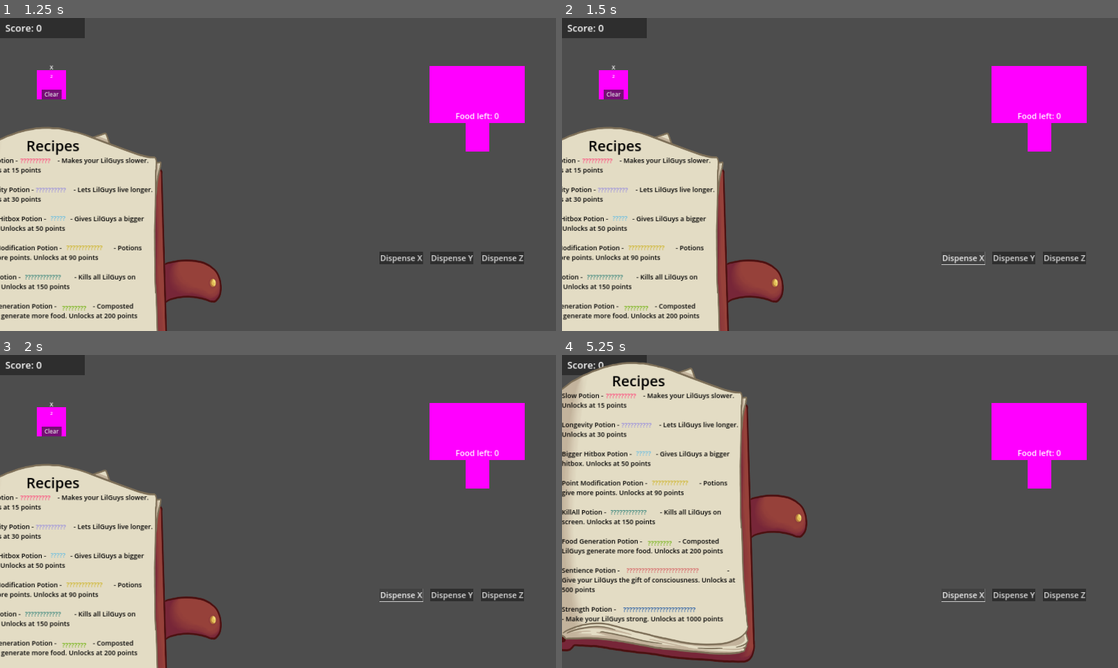
Above: before the commit, frames 1-4 (two rows, left to right).
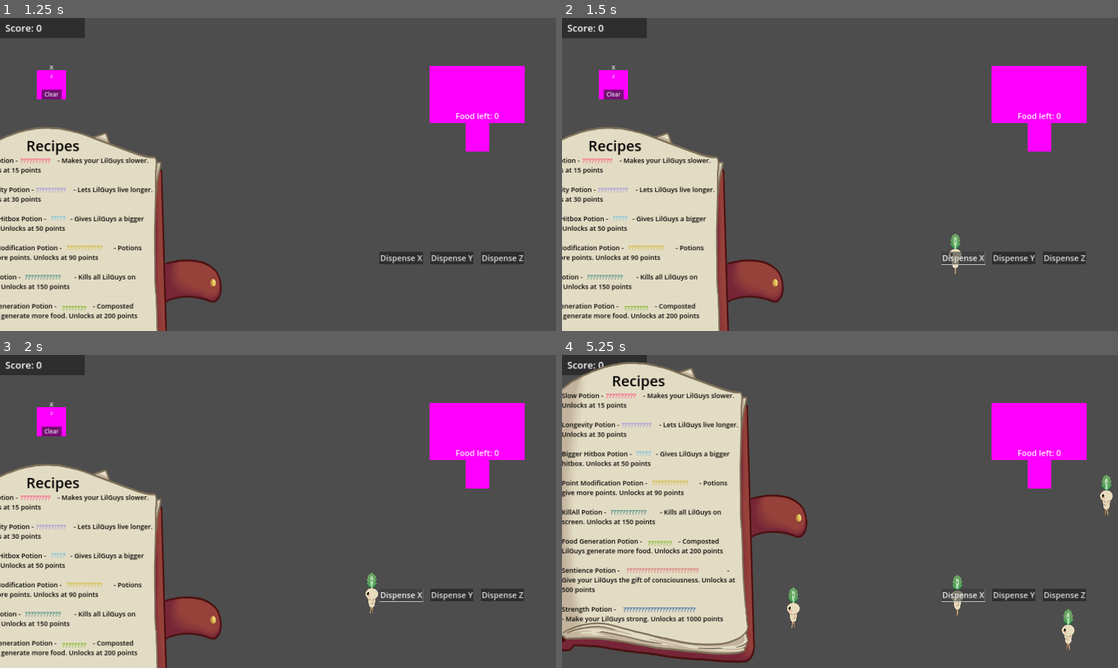
Above: after the commit, the same moments.

Repository: BoopEnthusiast/Cozy-Spring-Jam-2024
Game: Godot game, scene res://scenes/main_menu_screen.tscn
The game is run twice, just before and just after one commit, with the same random seed, the same clock (stepped at 60 frames per second) and the same inputs.
Inputs (mouse positions are in pixels of both pictures, inside the frame that each line leads up to):
- Up to frame 1 (1.25 s): click "Play" at 0.5 s
- Up to frame 2 (1.5 s): click "Dispense X" at 1.25 s
- Up to frame 3 (2 s): no input
- Up to frame 4 (5.25 s): click "Dispense Y" at 2 s; click "Dispense Z" at 2.75 s; click "Clear" at 3.5 s; click (751, 617) at 4.25 s; click "Dispense X" at 5 s

Frame 1 is identical in both runs. In frame 2, 0.2% of the frame differs, in the area x 69-72%, y 68-82%; in frame 3, 0.2%; in frame 4, 0.7%, in the area x 40-100%, y 38-95%.
Error before the commit: Error setting property 'scale' with value of type float. (res://scripts/lil_guy.gd:115)

Commit message:
midway lilguy work, hungry animation broken

Diff:
--- a/scenes/lil_guy.tscn
+++ b/scenes/lil_guy.tscn
@@ -186,7 +186,7 @@
 polygon = PackedVector2Array(0, 47.3333, -1.33333, 46.6667, -2.66667, 28, -6.66667, 25.3333, -9.33333, 18.6667, -12, 1. …(414 unchanged characters)…
 
 [node name="Timer" type="Timer" parent="."]
-wait_time = 30.0
+wait_time = 10.0
 one_shot = true
 autostart = true
 
--- a/scripts/lil_guy.gd
+++ b/scripts/lil_guy.gd
@@ -14,7 +14,6 @@
 var food_worth: int = 1
 var in_cauldron := false
 
-@onready var label: Label = $Label
 @onready var timer: Timer = $Timer
 @onready var sprite: AnimatedSprite2D = $Sprite
 @onready var leafTop: AnimatedSprite2D = $LeafTop
@@ -36,6 +35,7 @@
 	update_effects()
 	merged.emit()
 	hunger_changed.emit()
+	update_sprite()
 
 
 func _physics_process(_delta):
@@ -112,6 +112,6 @@
 
 func update_effects() -> void:
 	speed = Singleton.speed
-	scale = Singleton.size
+	apply_scale(Vector2(Singleton.size, Singleton.size))
 	food_worth = Singleton.food_worth
 	timer.wait_time = Singleton.life_length
--- a/scripts/lil_guy_sprite_display.gd
+++ b/scripts/lil_guy_sprite_display.gd
@@ -9,15 +9,15 @@
 @onready var leaf_top: AnimatedSprite2D = $"../LeafTop"
 
 
-func _on_lil_guy_hunger_changed(hunger_state: int):
-	match hunger_state:
-		0:
+func _on_lil_guy_hunger_changed():
+	match lil_guy.current_hunger_state:
+		lil_guy.FoodLevel.HEALTHY:
 			change_mid_leaf("default")
-		1:
+		lil_guy.FoodLevel.HUNGRY:
 			change_mid_leaf("hungry")
-		2:
+		lil_guy.FoodLevel.STARVING:
 			change_mid_leaf("starving")
-		3:
+		lil_guy.FoodLevel.DEAD:
 			change_mid_leaf("dead")
 
 
--- a/scripts/singleton.gd
+++ b/scripts/singleton.gd
@@ -28,7 +28,7 @@
 
 # Which effects have been applied and how much
 var speed = 300.0
-var life_length = 30
+var life_length = 10
 var size = 1.5
 var points_multiplier := 1.0
 var food_worth = 1
Not shown: 1 places in scenes/main.tscn that only renumber resources
